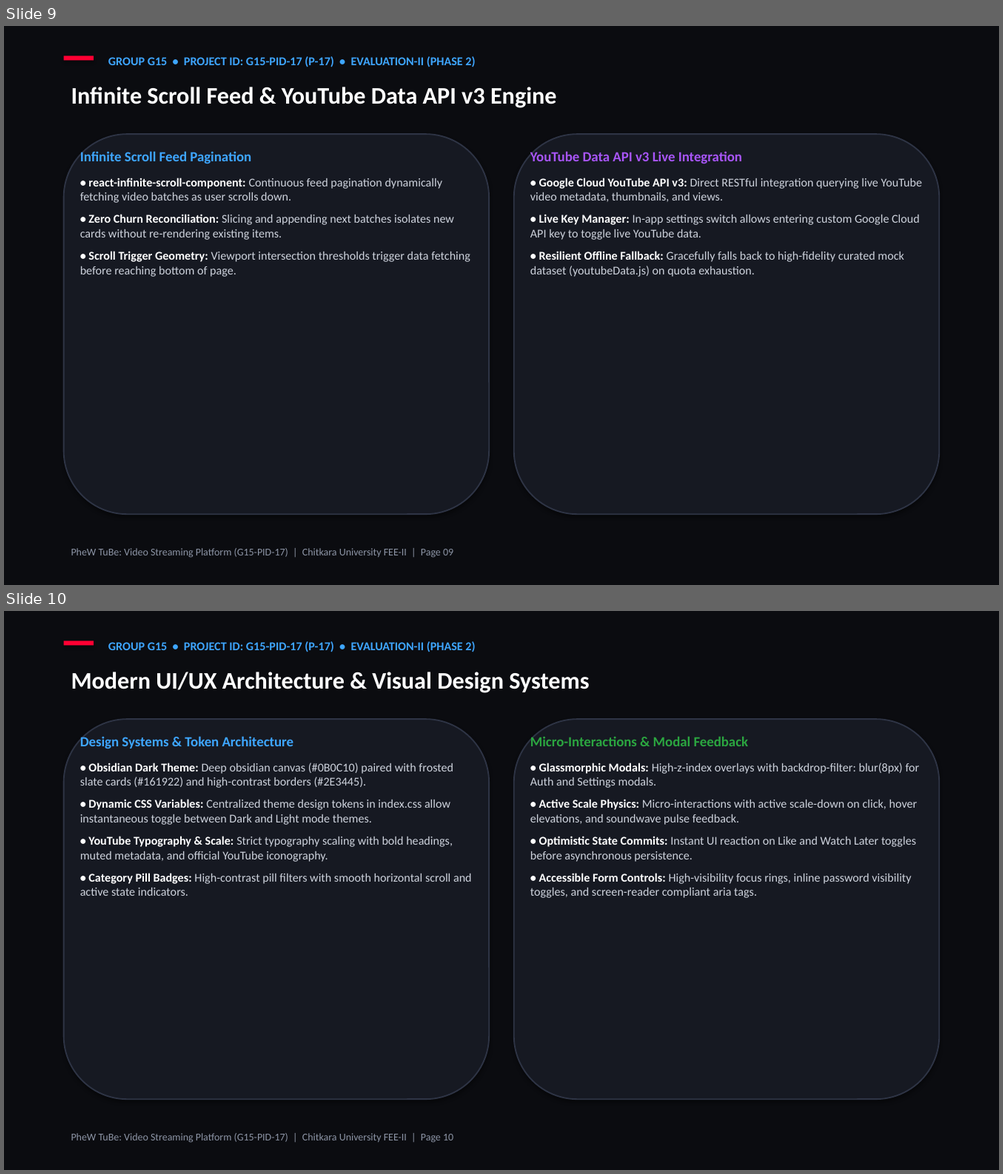
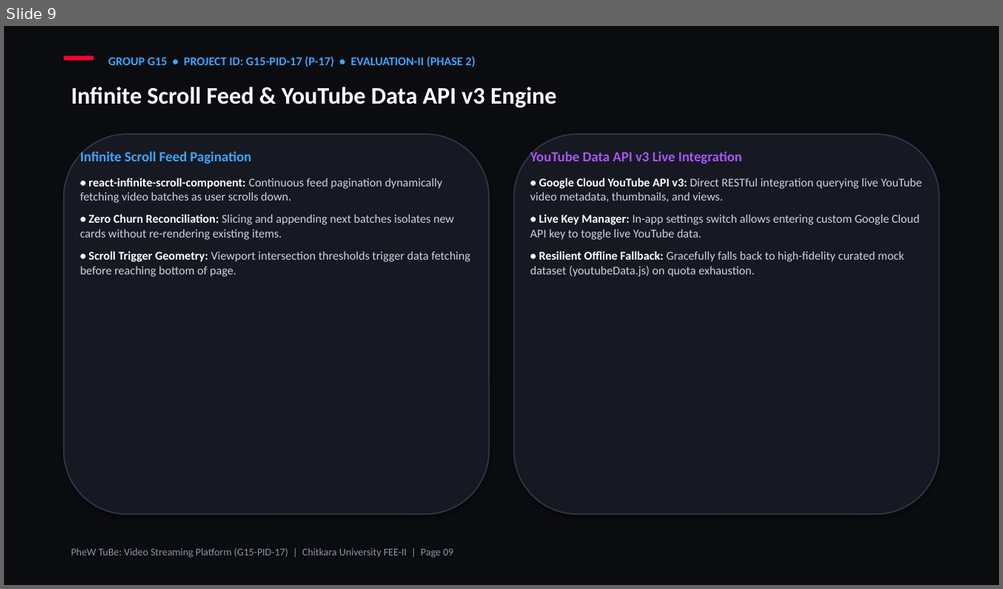
Before and after one commit to kishan-777/Front-End-Engineering_Evaluation-based-project, a slide deck: G15-PID-17.pptx. Shown one above the other, each under a label of ours: slides 9 and 10 before the commit, slide 9 after it. The pictures are 1003x1174 and 1003x589 pixels, drawn with LibreOffice and Linux fonts; fonts in the diff are those of the drawing. Boxes give left, top, right and bottom in pixels: in the first picture for what was removed or moved away, otherwise in the second. Text is boxed around its words. In the diff, an @@ line names an element or a change of style, - is before the commit and + after.

Commit message:
Remove Modern UI/UX Architecture slide, renumber deck to 11 slides and update TOC

```diff
--- a/G15-PID-17.pptx
+++ b/G15-PID-17.pptx
@@ slide 10 removed at [4,611,999,1170], background #FFFFFF @@
@@ rectangle removed at [4,611,999,1170] @@
@@ rectangle removed at [64,641,94,645] @@
@@ text removed at [108,641,475,652] @@
-GROUP G15 • PROJECT ID: G15-PID-17 (P-17) • EVALUATION-II (PHASE 2)
@@ text removed at [71,672,589,693] @@
-Modern UI/UX Architecture & Visual Design Systems
@@ rounded rectangle removed at [64,719,489,1099] @@
@@ rounded rectangle removed at [514,719,939,1099] @@
@@ text removed at [80,736,472,896] @@
-Design Systems & Token Architecture
-• Obsidian Dark Theme: Deep obsidian canvas (#0B0C10) paired with frosted slate cards (#161922) and high-contrast borders (#2E3445).
-• Dynamic CSS Variables: Centralized theme design tokens in index.css allow instantaneous toggle between Dark and Light mode themes.
-• YouTube Typography & Scale: Strict typography scaling with bold headings, muted metadata, and official YouTube iconography.
-• Category Pill Badges: High-contrast pill filters with smooth horizontal scroll and active state indicators.
@@ text removed at [530,737,919,898] @@
-Micro-Interactions & Modal Feedback
-• Glassmorphic Modals: High-z-index overlays with backdrop-filter: blur(8px) for Auth and Settings modals.
-• Active Scale Physics: Micro-interactions with active scale-down on click, hover elevations, and soundwave pulse feedback.
-• Optimistic State Commits: Instant UI reaction on Like and Watch Later toggles before asynchronous persistence.
-• Accessible Form Controls: High-visibility focus rings, inline password visibility toggles, and screen-reader compliant aria tags.
@@ text removed at [71,1133,453,1143] @@
-PheW TuBe: Video Streaming Platform (G15-PID-17) | Chitkara University FEE-II | Page 10
```
Also in this commit, not shown: 1 slide changed, 1 other file.
